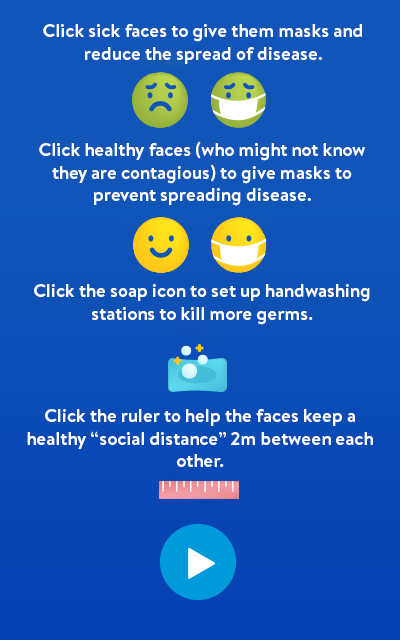
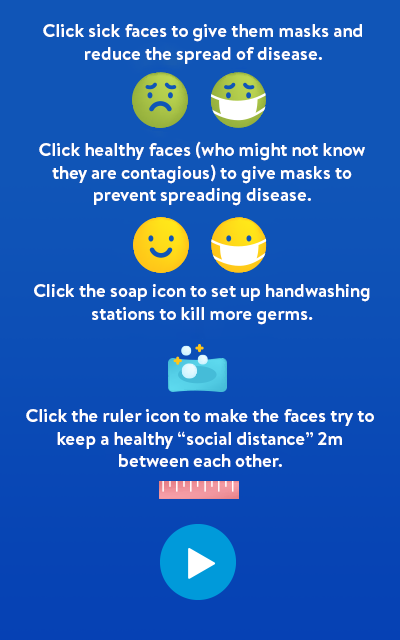
Layers edited between the first and the second 400×640 image:
renamed "Click the ruler to help the faces keep a healthy “social distan" to "Click the ruler icon to make the faces try to keep a healthy “s", painted on it over [26,409,374,467]
